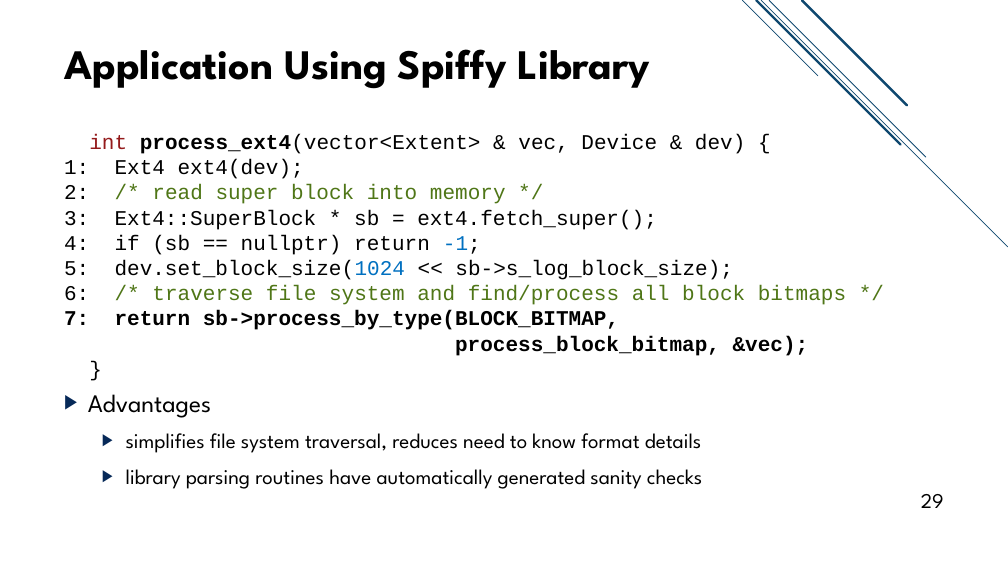
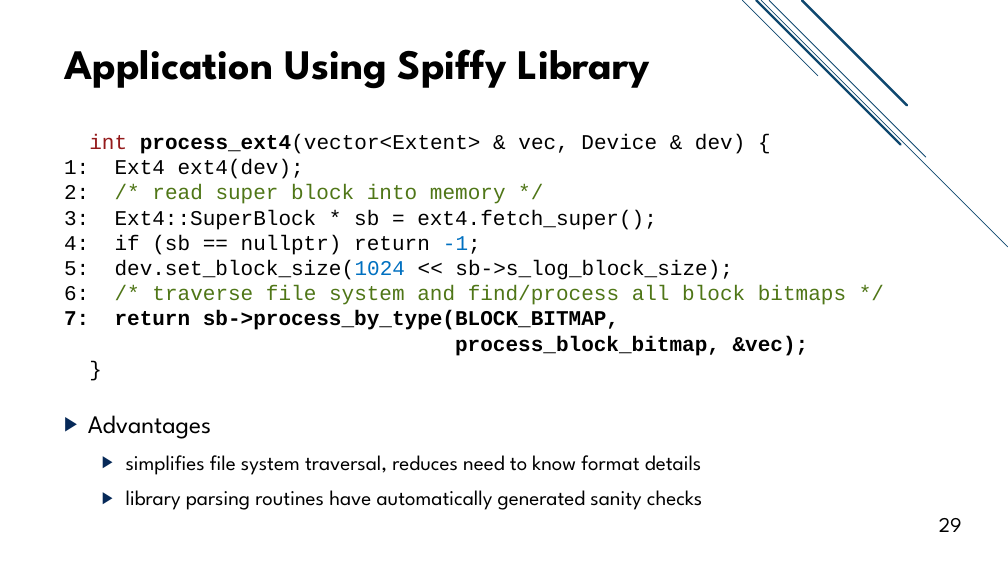
Before and after one commit to jacksun007/spiffy-paper, a slide deck: slide 29 of talk/spiffy_talk.pptx. Drawn at 1008x567 pixels with LibreOffice and Linux fonts; fonts in the diff are those of the drawing. Boxes give left, top, right and bottom in pixels: in the first picture for what was removed or moved away, otherwise in the second. Text is boxed around its words. In the diff, an @@ line names an element or a change of style, - is before the commit and + after.

```diff
--- a/talk/spiffy_talk.pptx
+++ b/talk/spiffy_talk.pptx
@@ text "Advantages" moved from (x1=88, y1=394, x2=702, y2=489) to (x1=88, y1=415, x2=702, y2=510) @@
@@ page number moved from (x1=921, y1=494, x2=944, y2=508) to (x1=939, y1=518, x2=962, y2=532) @@
```
Also in this commit, not shown: 39 other slides changed.
